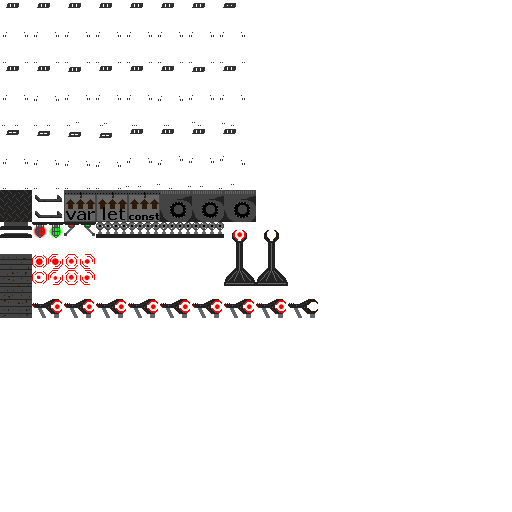
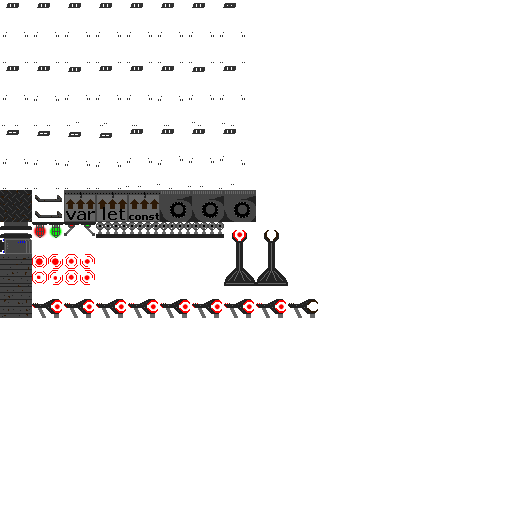
Layers edited between the first and the second 512 x 512 image:
painted on "Background" over [0, 238, 32, 254]
